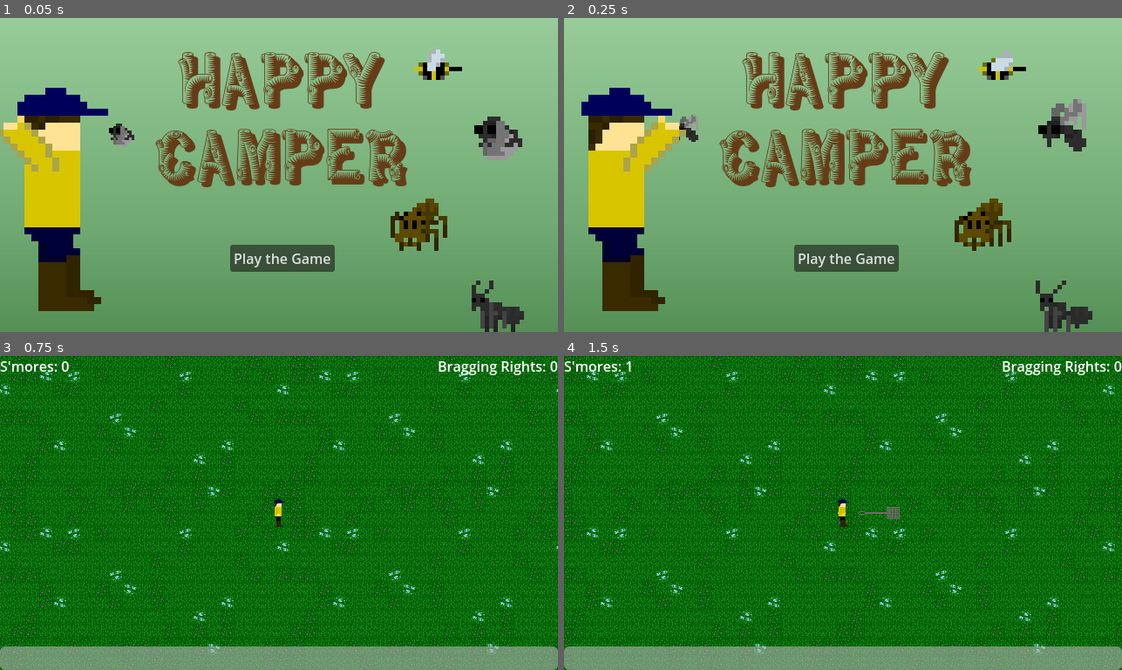
Above: before the commit, frames 1-4 (two rows, left to right).
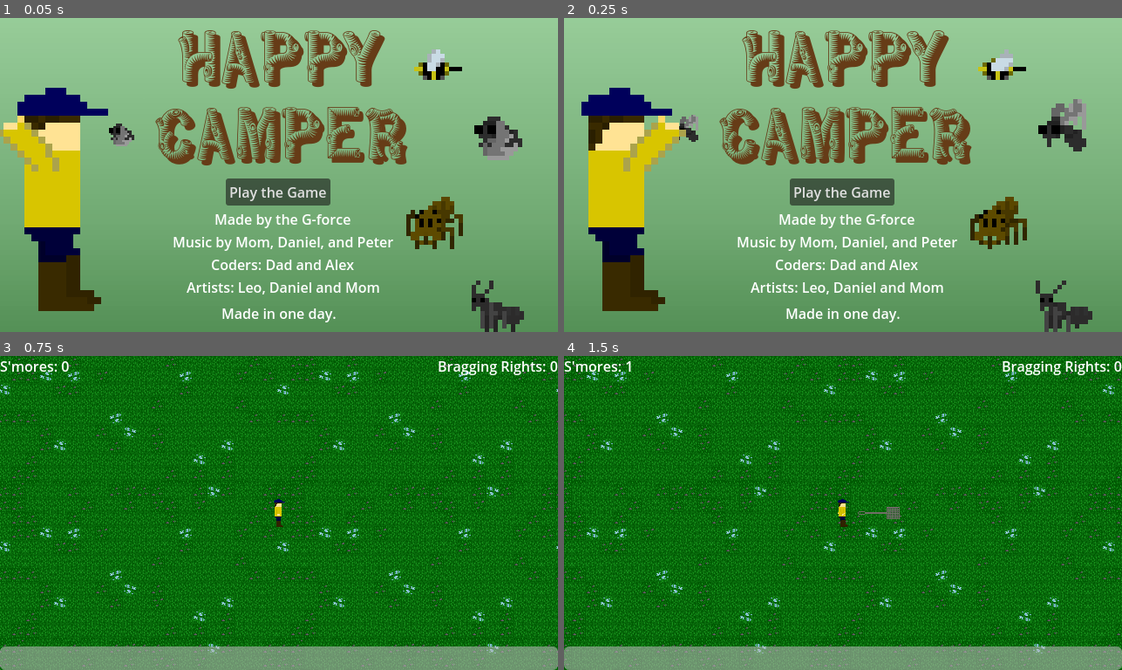
Above: after the commit, the same moments.

Repository: the-g-force/happy-camper
Game: Godot game, scene res://menu/main_menu.tscn
Two runs of this game, one before a commit and one after it. Both use one fixed random seed, a clock stepped at 60 frames per second and the inputs below. This scene is started directly instead of the project's main scene.
Inputs:
- Up to frame 1 (0.05 s): no input
- Up to frame 2 (0.25 s): no input
- Up to frame 3 (0.75 s): click "Play the Game" at 0.5 s
- Up to frame 4 (1.5 s): tap Enter at 1.25 s; hold Right (right) from 1.28 s (still down); tap ` (gain_smore) at 1.35 s

The runs differ from the first frame. In frame 1, 17% of the frame differs, in the area x 27-83%, y 3-97%; in frame 2, 17%; in frame 3, nothing differs; in frame 4, nothing differs.

Commit message:
Add credits to main menu

Diff:
--- a/project/menu/main_menu.tscn
+++ b/project/menu/main_menu.tscn
@@ -162,10 +162,10 @@
 anchor_top = 0.5
 anchor_right = 0.5
 anchor_bottom = 0.5
-offset_left = -56.0
-offset_top = 80.0
-offset_right = 64.0
-offset_bottom = 111.0
+offset_left = -61.0
+offset_top = 4.0
+offset_right = 59.0
+offset_bottom = 35.0
 grow_horizontal = 2
 grow_vertical = 2
 text = "Play the Game"
@@ -173,9 +173,9 @@
 [node name="Label2" type="Label" parent="."]
 layout_mode = 0
 offset_left = 1.0
-offset_top = 31.0
+offset_top = 6.0
 offset_right = 640.0
-offset_bottom = 204.0
+offset_bottom = 179.0
 text = "Happy
 Camper"
 label_settings = SubResource("LabelSettings_axm2y")
@@ -191,7 +191,7 @@
 flip_h = true
 
 [node name="Spider" type="AnimatedSprite2D" parent="."]
-position = Vector2(488, 227)
+position = Vector2(506, 225)
 scale = Vector2(5, 5)
 sprite_frames = SubResource("SpriteFrames_cm25d")
 autoplay = "default"
@@ -227,4 +227,26 @@
 stream = ExtResource("8_b8xhx")
 autoplay = true
 
+[node name="Label" type="Label" parent="."]
+layout_mode = 0
+offset_left = 196.0
+offset_top = 219.0
+offset_right = 454.0
+offset_bottom = 320.0
+text = "Made by the G-force
+Music by Mom, Daniel, and Peter
+Coders: Dad and Alex
+Artists: Leo, Daniel and Mom"
+horizontal_alignment = 1
+vertical_alignment = 1
+
+[node name="Label3" type="Label" parent="."]
+layout_mode = 0
+offset_left = 254.0
+offset_top = 327.0
+offset_right = 390.0
+offset_bottom = 350.0
+text = "Made in one day. "
+horizontal_alignment = 1
+
 [connection signal="pressed" from="PlayButton" to="." method="_on_play_button_pressed"]
